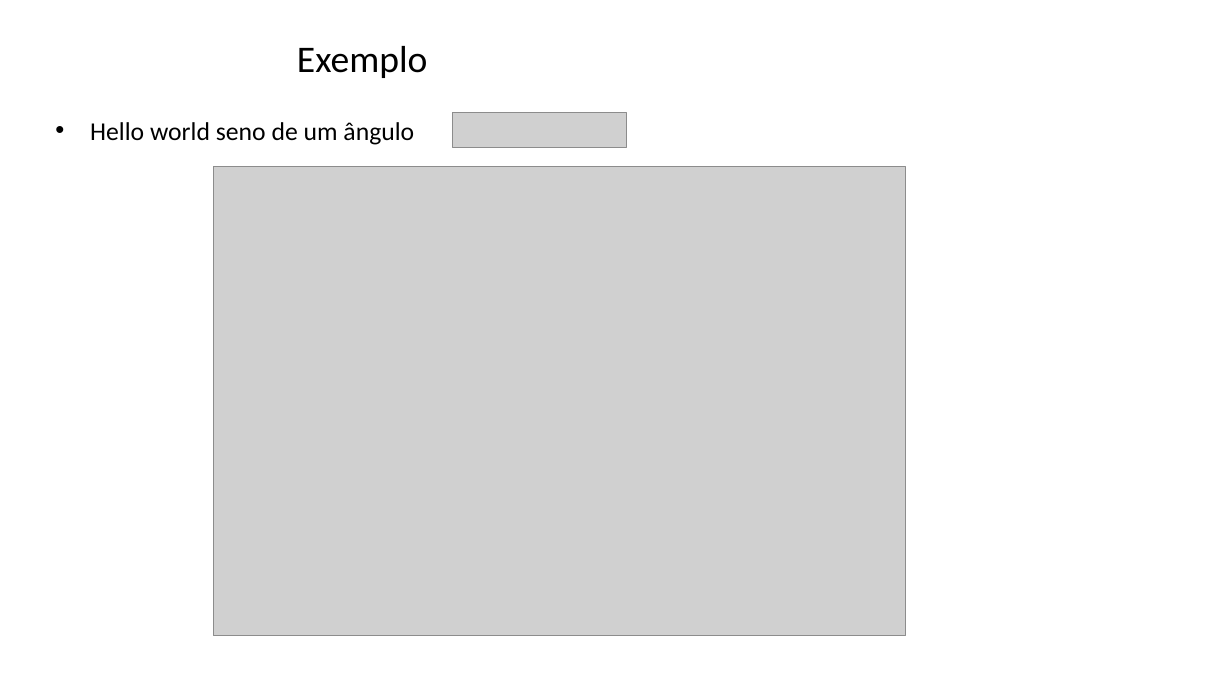
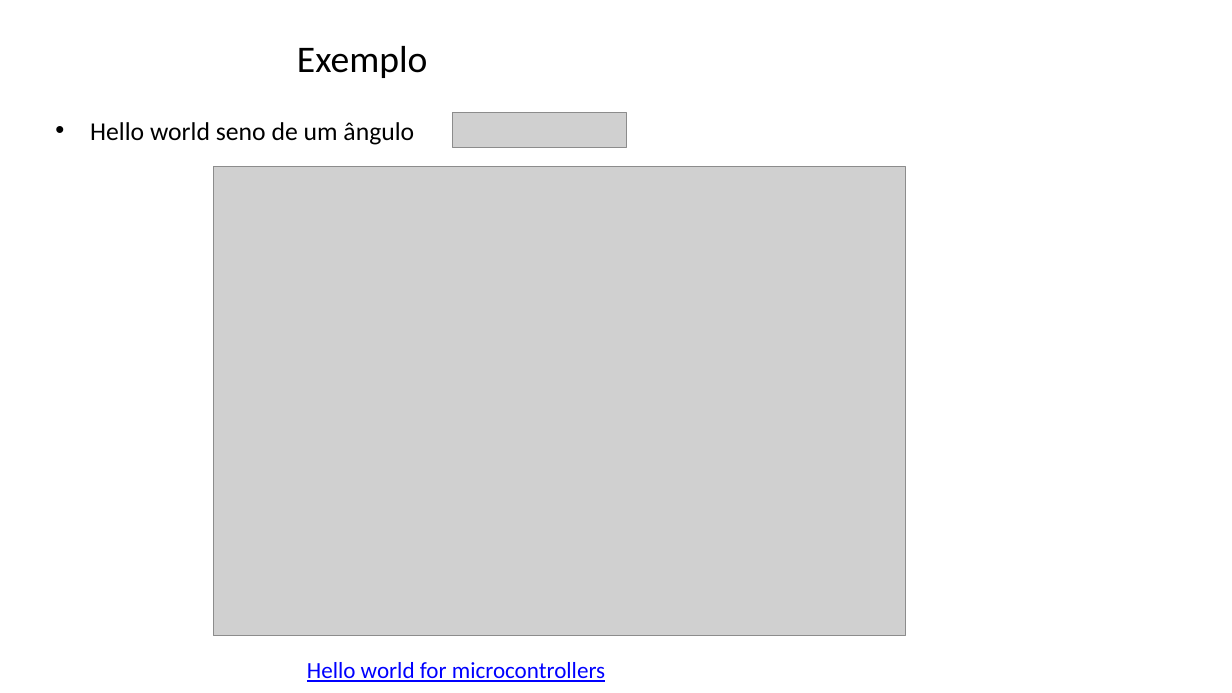
Before and after one commit to zz4fap/tp557-iot-ml, a slide deck: slide 41 of slides/TP557_14_introducao_tensorflowlite.pptx. Drawn at 1232x693 pixels with LibreOffice and Linux fonts; fonts in the diff are those of the drawing; grey boxes stand for pictures; background and template pictures are left out. Boxes give left, top, right and bottom in pixels: in the first picture for what was removed or moved away, otherwise in the second. Text is boxed around its words. In the diff, an @@ line names an element or a change of style, - is before the commit and + after.

Commit message:
update of slides

```diff
--- a/slides/TP557_14_introducao_tensorflowlite.pptx
+++ b/slides/TP557_14_introducao_tensorflowlite.pptx
@@ text added at (307,662,605,682), 18 pt, text #0000FF, underline @@
+Hello world for microcontrollers
```
